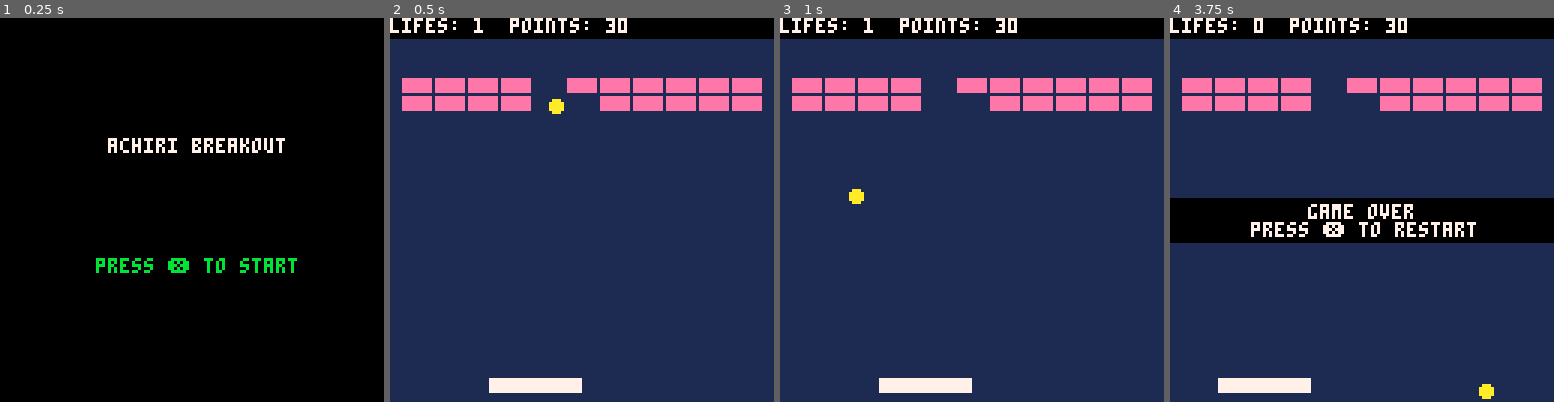
Above: before the commit, frames 1-4 (left to right).
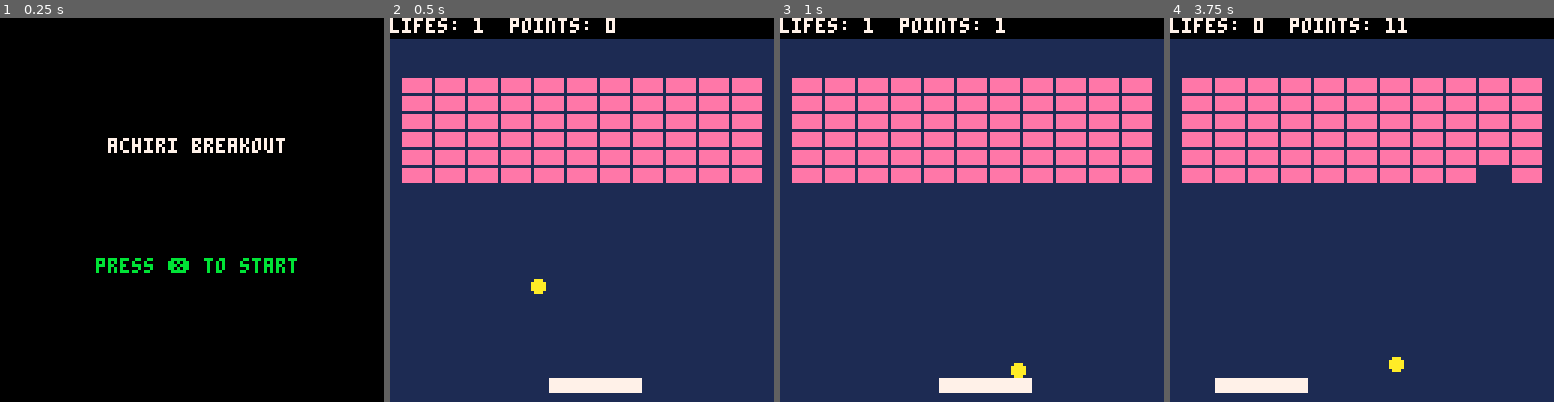
Above: after the commit, the same moments.

Repository: Achirimotedo/Pico-8-Breakout
Game: PICO-8 cartridge breakout.p8
The game is run twice, just before and just after one commit, with the same random seed, the same clock (stepped at 60 frames per second) and the same inputs.
Inputs:
- Up to frame 1 (0.25 s): no input
- Up to frame 2 (0.5 s): tap X (X key) at 0.33 s
- Up to frame 3 (1 s): no input
- Up to frame 4 (3.75 s): tap X (X key) at 1.07, 1.85, 2.97 s; hold Right 1.6-2.1 s; hold Right 2.47-3.03 s; hold Left 3.08-3.58 s

Frame 1 is identical in both runs. In frame 2, 16% of the frame differs, in the area x 3-97%, y 0-98%; in frame 3, 16%; in frame 4, 26%, in the area x 0-100%, y 0-100%.

Commit message:
Fixed Rows

Diff:
--- a/breakout.p8
+++ b/breakout.p8
@@ -27,7 +27,7 @@
 	points=0
 
 	--paddle variables
-	pad_x=30
+	pad_x=50
 	pad_y=120
 	pad_dx=1.5
 	pad_w=30
@@ -44,8 +44,8 @@
 
 function serveball()
 		--ball variables
-	ball_x=50
-	ball_y=30
+	ball_x=40
+	ball_y=80
 	ball_dx=1
 	ball_dy=1
 	ball_r=2
@@ -57,9 +57,9 @@
 	brick_y={}
 	brick_v={}
 
-	for i=1,22 do
+	for i=1,66 do
 		add(brick_x,4+((i-1)%11)*(brick_w+2))
-		add(brick_y,20+flr(i/12)*(brick_h+2))
+		add(brick_y,20+flr((i-1)/11)*(brick_h+2))
 		add(brick_v,true)
 	end
 end
